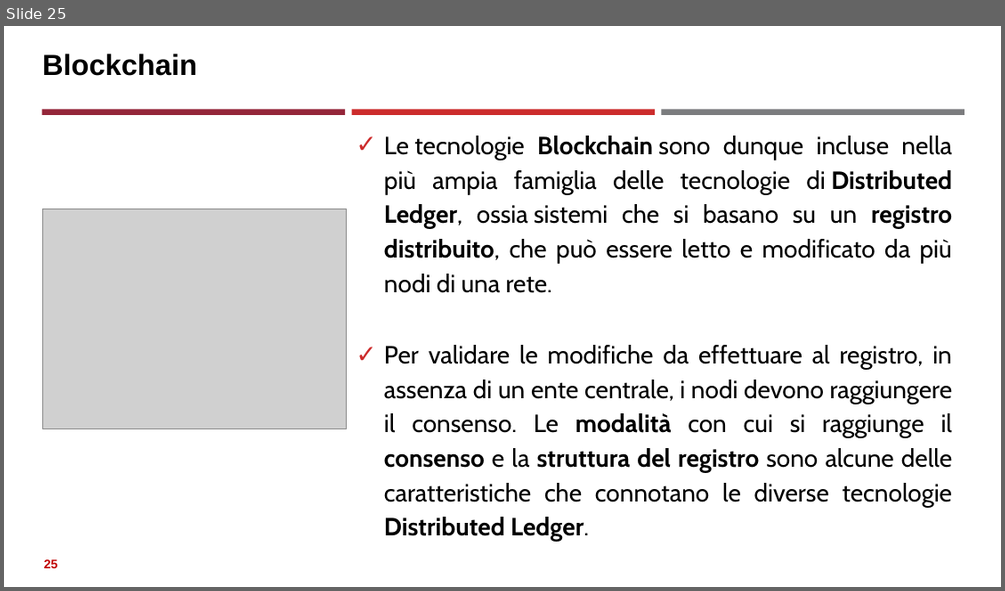
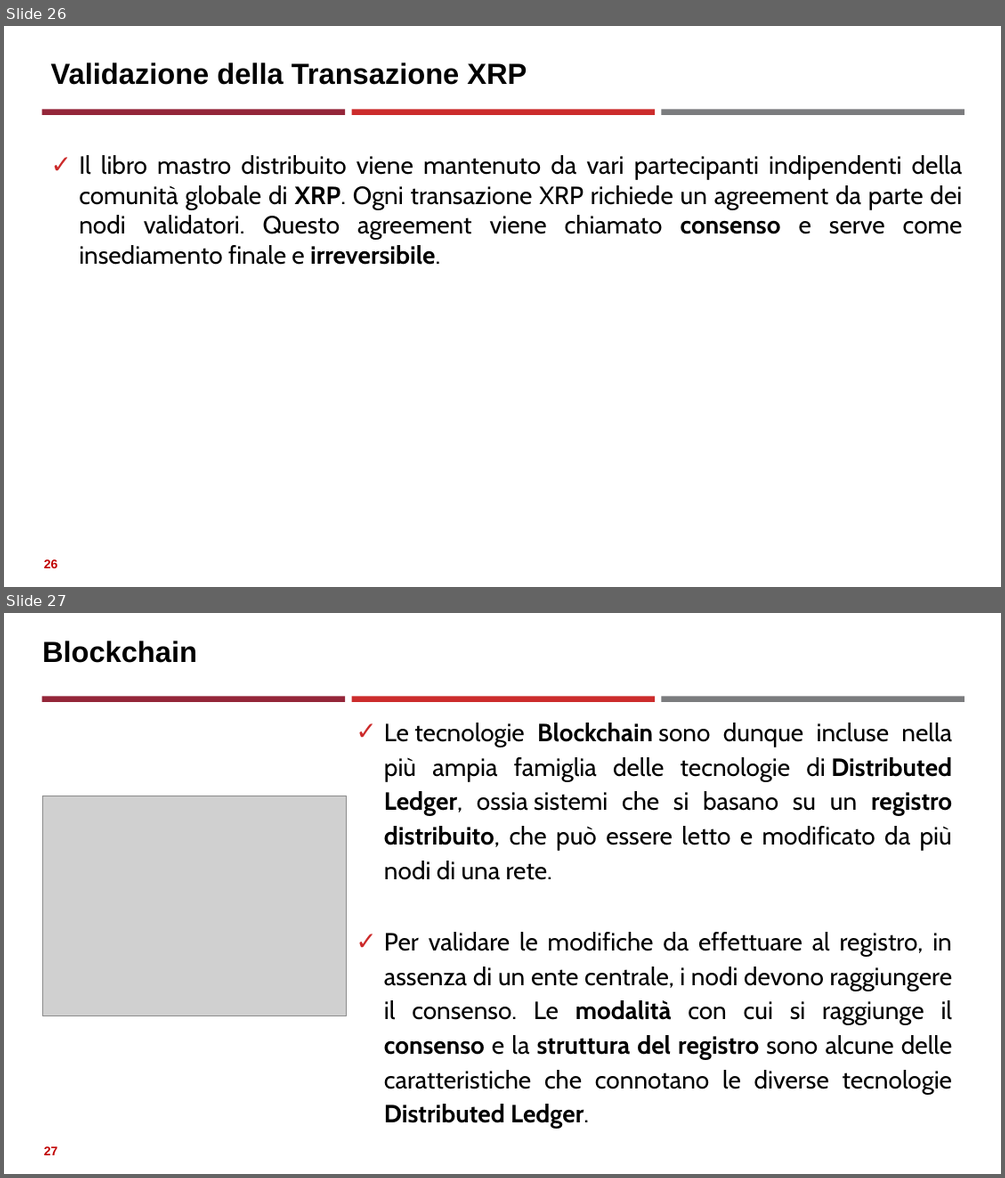
Before and after one commit to neural1977/data_science_interview_material, a slide deck: Assicurazioni/Distributed Ledger Technology_ita.pptx. Shown one above the other, each under a label of ours: slide 25 before the commit, slides 26 and 27 after it. The pictures are 1005x591 and 1005x1178 pixels, drawn with LibreOffice and Linux fonts; fonts in the diff are those of the drawing; grey boxes stand for pictures. Boxes give left, top, right and bottom in pixels: in the first picture for what was removed or moved away, otherwise in the second. Text is boxed around its words. In the diff, an @@ line names an element or a change of style, - is before the commit and + after.

```diff
--- a/Assicurazioni/Distributed Ledger Technology_ita.pptx
+++ b/Assicurazioni/Distributed Ledger Technology_ita.pptx
@@ slide 26 added at (4,26,1001,587), background #FFFFFF; not listed: 3 template elements that a slide beside it also shows @@
@@ title added at (51,62,526,85), 28 pt, text #000000, bold @@
+Validazione della Transazione XRP
@@ text added at (79,155,963,265), 24 pt, text #000000 @@
+✓ Il libro mastro distribuito viene mantenuto da vari partecipanti indipendenti della comunità globale di XRP. Ogni transazione XRP richiede un agreement da parte dei nodi validatori. Questo agreement viene chiamato consenso e serve come insediamento finale e irreversibile.
@@ page number added at (44,559,58,568), 12 pt, text #C00000, bold @@
+26
@@ what was slide 25 is now slide 27 @@
@@ page number at (44,1146,58,1155): text changed @@
-25
+27
```
Also in this commit, not shown: 20 slides changed, 1 other slide added, 1 other file.
